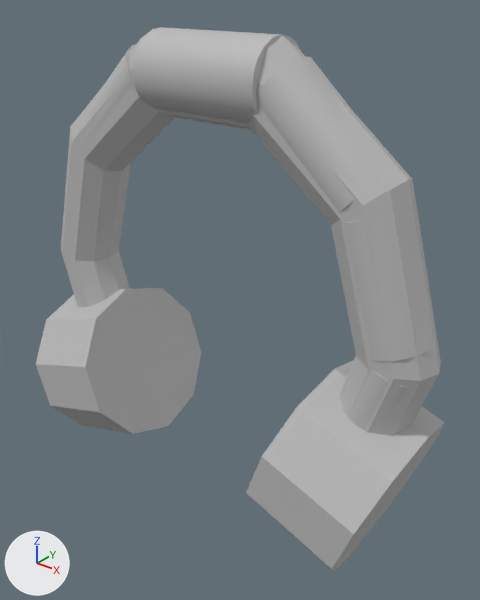
The FBX model tidyingup/Assets/FBX Models/headphones.fbx as it was, and as the next commit left it.
Camera for both pictures: a 50 mm lens placed at (0.0502, -0.0583, 0.0787), pointed at (0.0026, 0.0012, 0.0418). Every picture has the same lights, and +X, +Y and +Z are marked at lower left. Where no turn or scale is listed for an object, it has been applied to the vertices.

Objects in the first picture: 'headband', 'headbandCylinder', 'headbandCylinder1', 'headbandCylinder2', 'headbandCylinder3', 'headbandCylinder6', 'leftEarcup', 'rightEarcup'.
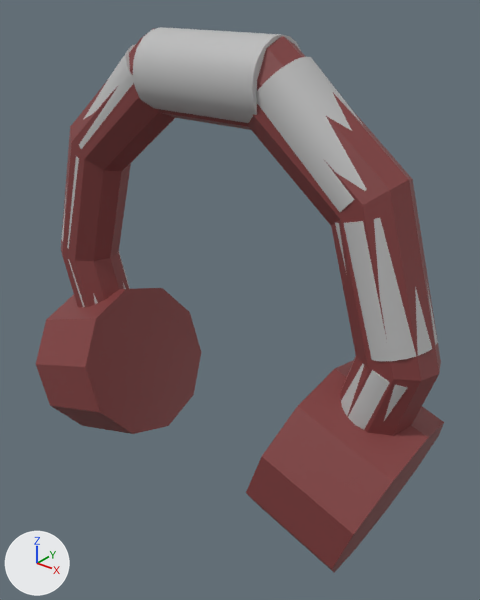
Boxes [x1, y1, x2, y2] around the edits, measured in the pictures (480 x 600 px):
'headband', recoloured (grey to brown): [61, 29, 441, 436] in both
'leftEarcup', recoloured (grey to brown): [246, 360, 444, 572] in both
'rightEarcup', recoloured (grey to brown): [36, 288, 201, 434] in both

What the commit changed:
Material 'HeadphoneMat' (mat_headphonemat) is new.
Its base color is (0.222, 0.0478, 0.0478) (brown #823e3e).
me_mesh has 80 vertices, 72 faces and spans x -0.0297..0.0297, y -0.0039..0.0039, z -0.0066..0.0333.
me_mesh no longer uses material mat_lambert2 (grey #bcbcbc).
me_mesh now uses material mat_headphonemat (brown #823e3e).
me_mesh_009 has 22 vertices, 30 faces and spans x -0.0096..0.0096, y -0.0106..0.0106, z -0.0126..0.0126.
me_mesh_009 no longer uses material mat_lambert2 (grey #bcbcbc).
me_mesh_009 now uses material mat_headphonemat (brown #823e3e).
me_mesh_008 has 22 vertices, 30 faces and spans x -0.0096..0.0096, y -0.0106..0.0106, z -0.0126..0.0126.
me_mesh_008 no longer uses material mat_lambert2 (grey #bcbcbc).
me_mesh_008 now uses material mat_headphonemat (brown #823e3e).
